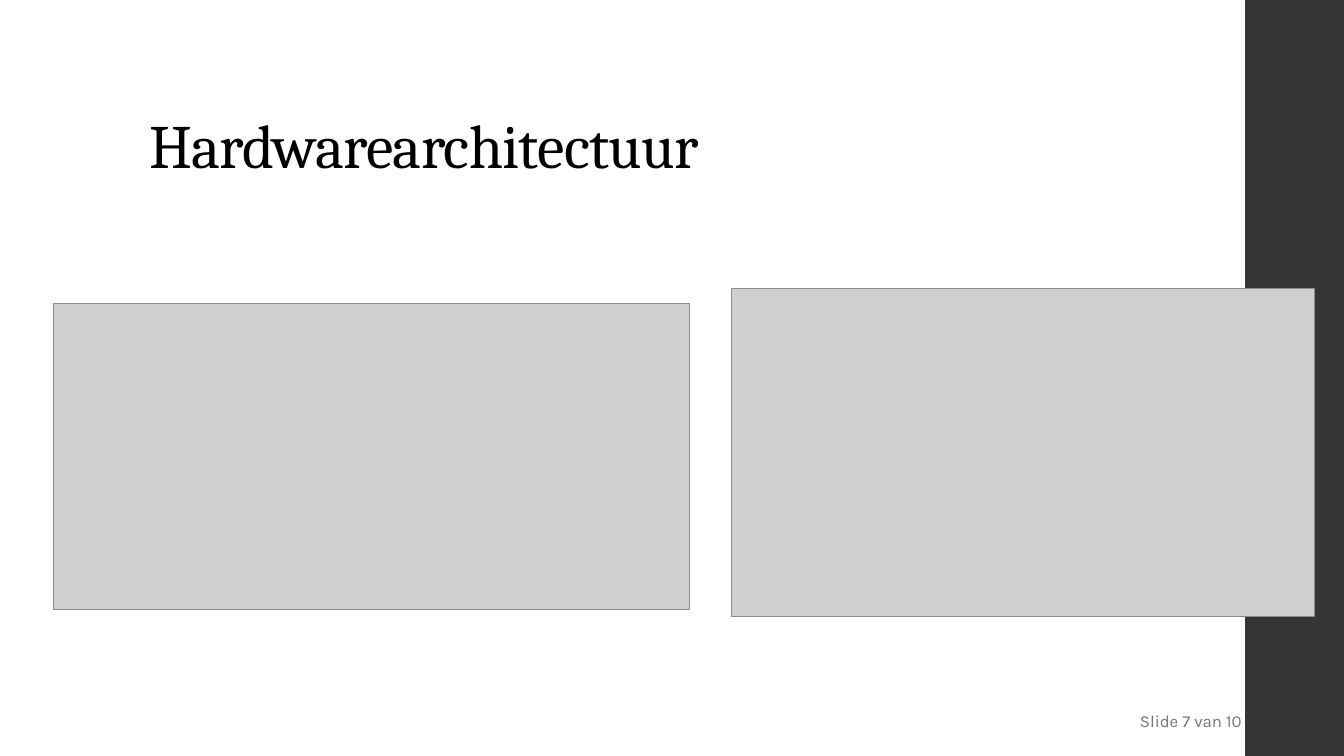
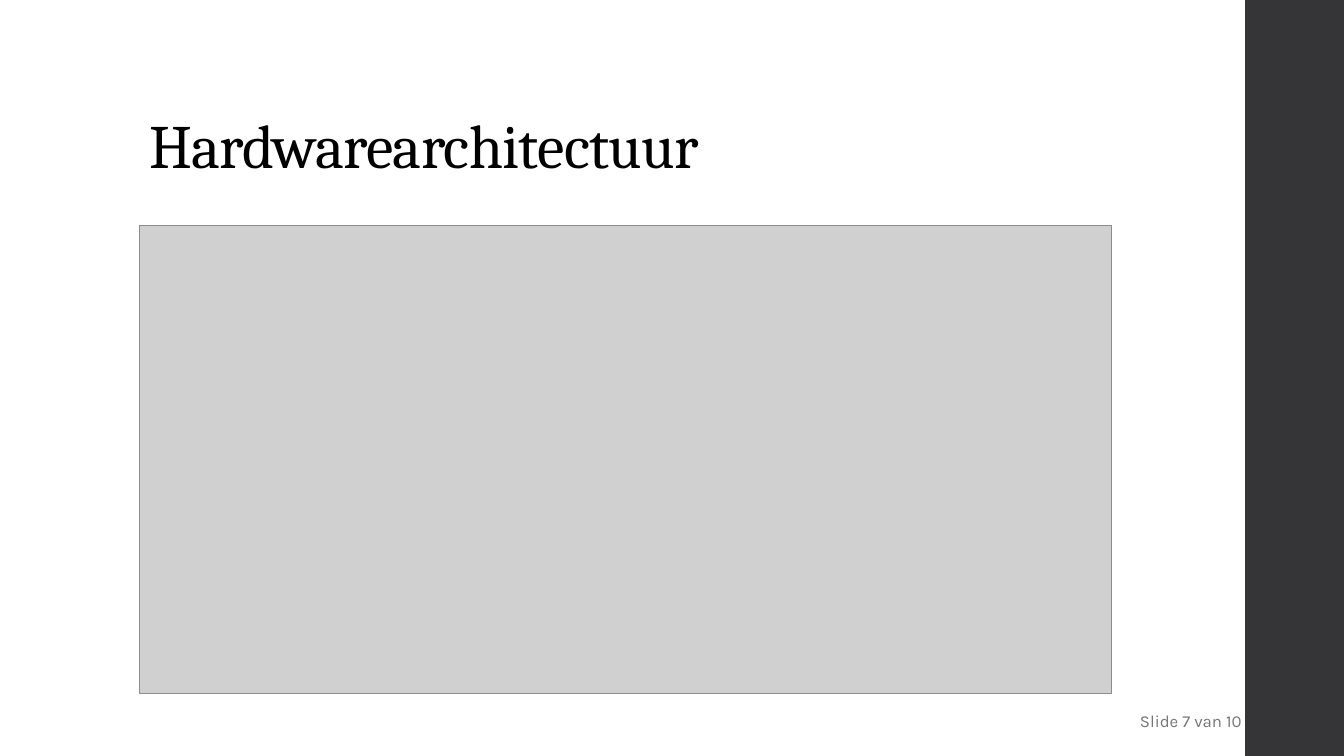
Before and after one commit to delamiro/Embedded-Stepper-Motor, a slide deck: slide 7 of docs/presentatie.odp. Drawn at 1344x756 pixels with LibreOffice and Linux fonts; fonts in the diff are those of the drawing; grey boxes stand for pictures. Boxes give left, top, right and bottom in pixels: in the first picture for what was removed or moved away, otherwise in the second. Text is boxed around its words. In the diff, an @@ line names an element or a change of style, - is before the commit and + after.

Commit message:
Layout improvements

```diff
--- a/docs/presentatie.odp
+++ b/docs/presentatie.odp
@@ picture: place and size @@
-picture at [53,303,690,610]
+picture at [139,225,1112,693]
@@ picture removed at [731,289,1314,617] @@
```
Also in this commit, not shown: 4 other slides changed.
